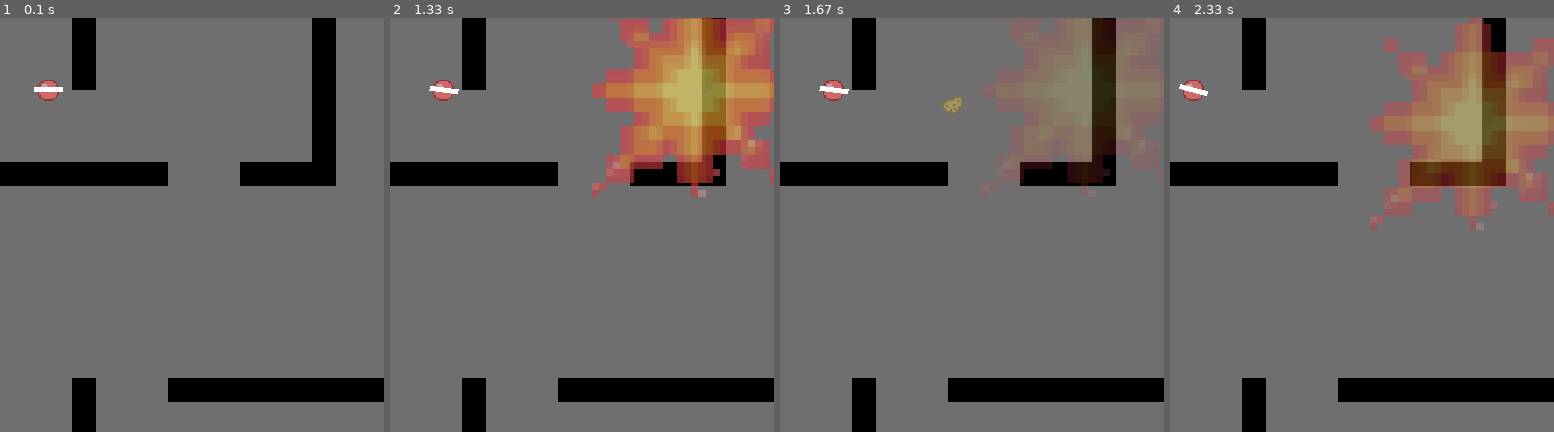
Above: before the commit, frames 1-4 (left to right).
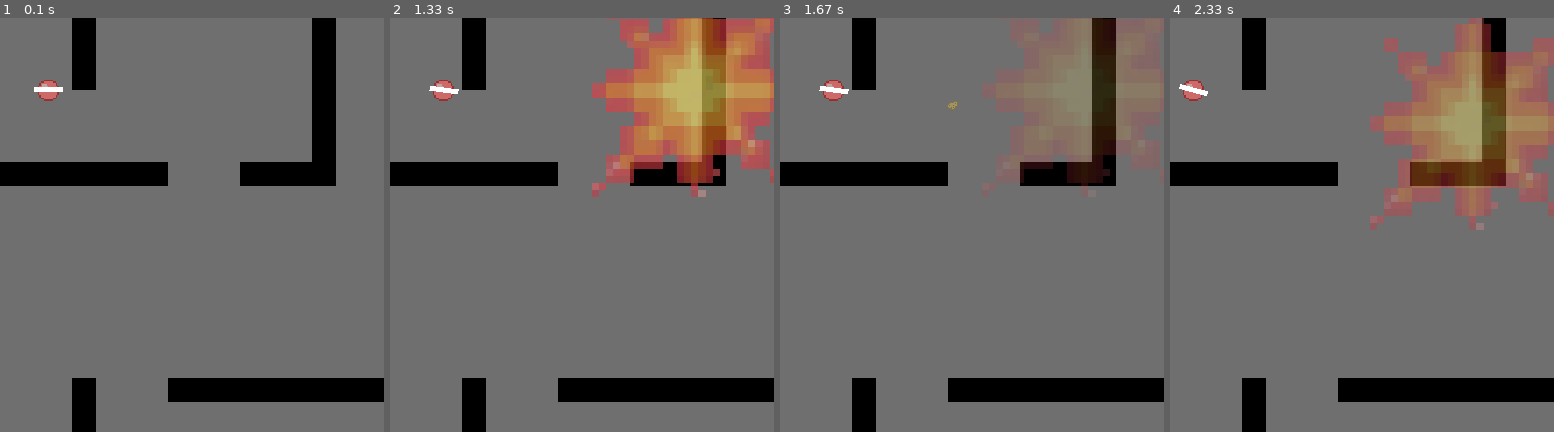
Above: after the commit, the same moments.

Repository: 9mmBull3t/pygame_internal_DGT1.1
Game: pygame game, started from Potato Cannon Game/POTATO_CANNON.py
Two runs of this game, one before a commit and one after it. Both use one fixed random seed, a clock stepped at 60 frames per second and the inputs below.
Inputs:
- Up to frame 1 (0.1 s): no input
- Up to frame 2 (1.33 s): tap Enter at 0.33 s; hold Right 0.67-1.13 s; hold D 0.67-1.13 s; tap Space at 0.73, 1.03, 1.23 s; tap E at 0.82 s; hold Up from 1.17 s (still down); hold W from 1.17 s (still down)
- Up to frame 3 (1.67 s): release Up at 1.47 s; release W at 1.47 s; hold Right from 1.5 s (still down); hold D from 1.5 s (still down); tap Space at 1.57 s
- Up to frame 4 (2.33 s): tap Space at 1.87, 2.07 s; release Right at 1.97 s; release D at 1.97 s; hold Left from 2 s (still down); hold A from 2 s (still down); tap E at 2.15 s
The pictures show only the part of the screen within x 0-50%, y 0-50%; the shares and areas given below are measured in that part.

Frames 1-2 are identical in both runs. In frame 3, 0.1% of the frame differs, in the area x 42-48%, y 18-24%; in frame 4, nothing differs.

Commit message:
made player hitboxes less large and made potato shoot in the right direction aswell as explode on impact

Diff:
--- a/Potato Cannon Game/POTATO_CANNON.py
+++ b/Potato Cannon Game/POTATO_CANNON.py
@@ -28,7 +28,7 @@
 WALL_THRESH = 40
 FPS = 60
 
-# test
+
 def ensure_assets():
     os.makedirs("assets", exist_ok=True)
 
@@ -142,6 +142,20 @@
         self.image = pygame.Surface((sw, sw), pygame.SRCALPHA)
         self.rect  = self.image.get_rect()
 
+        # Build pixel-perfect hitbox from the body sprite's opaque pixels.
+        # Store as map-space offsets from the player centre so rotation doesn't matter
+        # (body is always drawn upright). Only sample every 2nd pixel for speed.
+        self._pixel_offsets = []
+        half = sw // 2
+        for py in range(0, sw, 2):
+            for px in range(0, sw, 2):
+                _, _, _, a = self.body_img.get_at((px, py))
+                if a > 64:
+                    # Convert screen-pixel offset to map-space offset
+                    ox = (px - half) / SCALE
+                    oy = (py - half) / SCALE
+                    self._pixel_offsets.append((ox, oy))
+
     def update(self, keys, bullets, other_player):
         if not self.alive:
             return
@@ -200,6 +214,13 @@
                 return True
         return False
 
+    def bullet_hits(self, bpos):
+        """Pixel-perfect check: is bullet map-pos inside any opaque body pixel?"""
+        for ox, oy in self._pixel_offsets:
+            if abs(bpos.x - (self.pos.x + ox)) < 1.0 and abs(bpos.y - (self.pos.y + oy)) < 1.0:
+                return True
+        return False
+
     def take_damage(self, amount):
         self.hp = max(0, self.hp - amount)
         if self.hp <= 0:
@@ -221,7 +242,7 @@
     def __init__(self, pos, angle_rad, col_map, owner_id):
         super().__init__()
         raw = pygame.image.load("assets/Potato.png").convert_alpha()
-        base = pygame.transform.scale(raw, (32, 32))
+        base = pygame.transform.scale(raw, (16, 16))
         self.image    = pygame.transform.rotate(base, -math.degrees(angle_rad))
         self.rect     = self.image.get_rect()
         self.pos      = Vector2(pos)
@@ -373,7 +394,7 @@
                 for player in (p1, p2):
                     if not player.alive or bullet.owner_id == player.player_id:
                         continue
-                    if bullet.pos.distance_to(player.pos) <= PLAYER_RADIUS:
+                    if player.bullet_hits(bullet.pos):
                         exp = Explosion(player.pos)
                         explosions.add(exp)
                         player.take_damage(EXPLOSION_DAMAGE)
